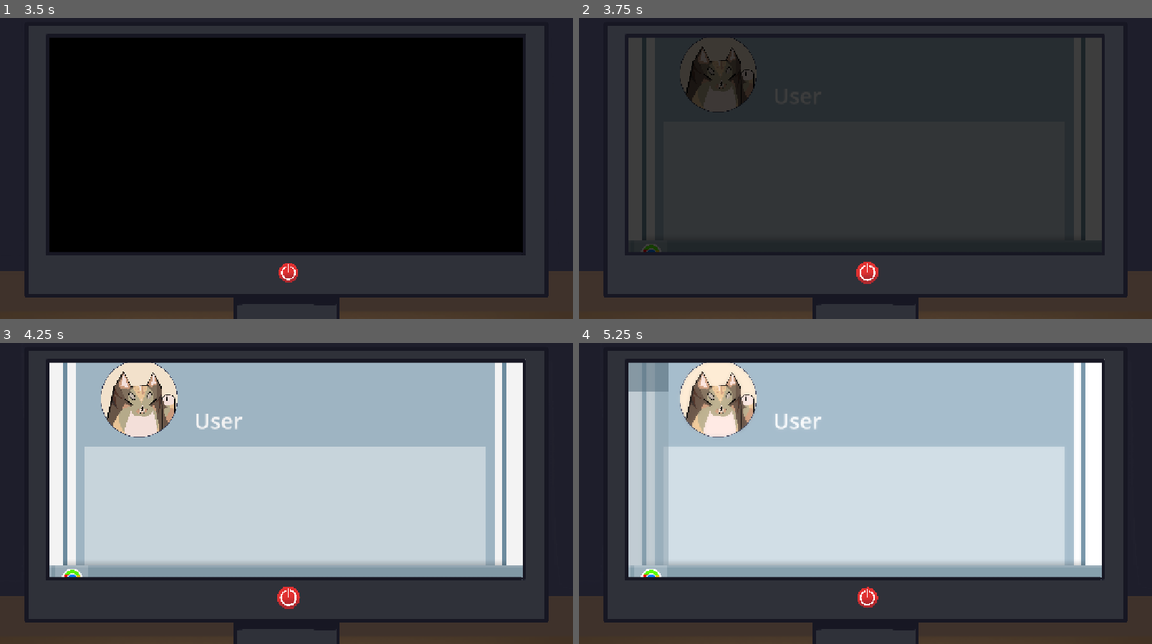
Above: before the commit, frames 1-4 (two rows, left to right).
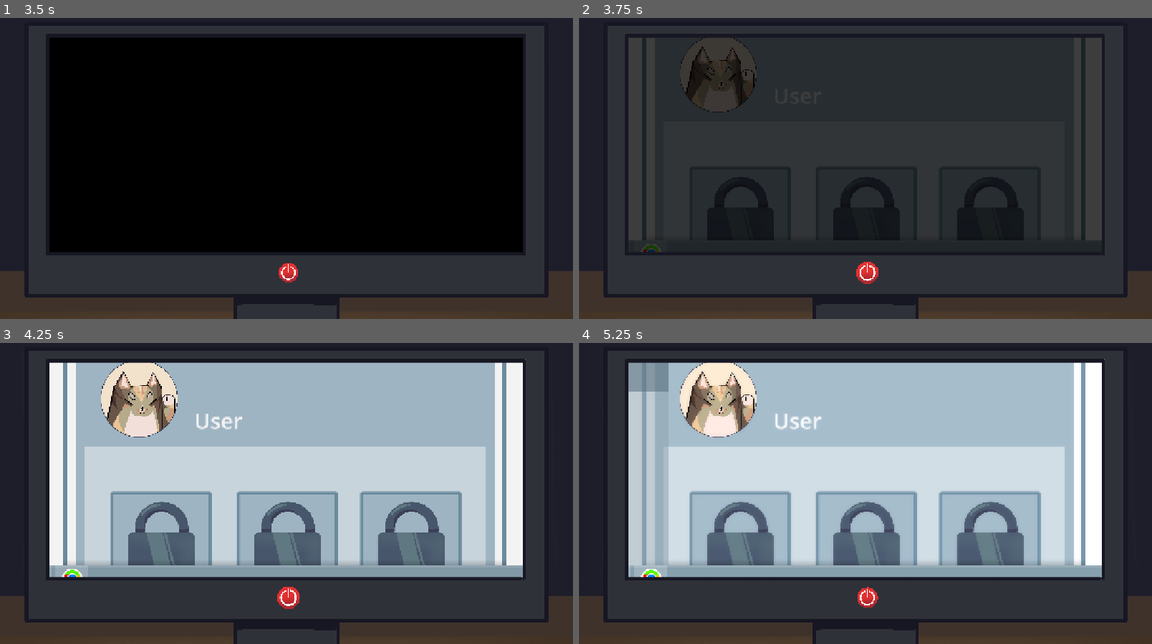
Above: after the commit, the same moments.

Repository: ArtyomDevGames/Brackeys_GJ
Game: Godot game, scene res://Game/Main/Scenes/level_select.tscn
The game is run twice, just before and just after one commit, with the same random seed, the same clock (stepped at 60 frames per second) and the same inputs. This scene is started directly instead of the project's main scene.
Inputs (mouse positions are in pixels of both pictures, inside the frame that each line leads up to):
- Up to frame 1 (3.5 s): click (34, 255) at 0.5 s; click (286, 228) at 1.27 s; click (160, 228) at 2.02 s; click (412, 228) at 2.77 s
- Up to frame 2 (3.75 s): click (865, 273) at 3.5 s
- Up to frame 3 (4.25 s): no input
- Up to frame 4 (5.25 s): click (865, 598) at 4.25 s; click (613, 580) at 5 s

Frame 1 is identical in both runs. In frame 2, 5.0% of the frame differs, in the area x 22-78%, y 52-74%; in frame 3, 13%; in frame 4, 13%, in the area x 19-81%, y 49-74%.

Commit message:
Level select button started

Diff:
--- a/game/Game/Main/Scenes/level_select.tscn
+++ b/game/Game/Main/Scenes/level_select.tscn
@@ -1,6 +1,7 @@
 [gd_scene format=3 uid="uid://bvdgm3ioewtcg"]
 
 [ext_resource type="PackedScene" uid="uid://ceqpcqdialil7" path="res://Game/UI/Scenes/icon_frame.tscn" id="1_542fk"]
+[ext_resource type="PackedScene" uid="uid://ddybls5jx3blt" path="res://Game/UI/Scenes/level_select_button.tscn" id="2_l13d0"]
 
 [sub_resource type="StyleBoxFlat" id="StyleBoxFlat_l13d0"]
 bg_color = Color(0.6, 0.6, 0.6, 0)
@@ -60,6 +61,30 @@
 offset_bottom = 901.0
 theme_override_styles/panel = SubResource("StyleBoxFlat_drr54")
 
+[node name="LevelSelectButton2" parent="ScrollContainer/Control/BackPanel/Panel2" unique_id=865650154 instance=ExtResource("2_l13d0")]
+layout_mode = 0
+offset_left = 360.0
+offset_top = 157.0
+offset_right = 583.0
+offset_bottom = 433.0
+item_name = "Item2"
+
+[node name="LevelSelectButton" parent="ScrollContainer/Control/BackPanel/Panel2" unique_id=754221516 instance=ExtResource("2_l13d0")]
+layout_mode = 0
+offset_left = 78.0
+offset_top = 157.0
+offset_right = 301.0
+offset_bottom = 433.0
+item_name = "Item1"
+
+[node name="LevelSelectButton3" parent="ScrollContainer/Control/BackPanel/Panel2" unique_id=881846728 instance=ExtResource("2_l13d0")]
+layout_mode = 0
+offset_left = 636.0
+offset_top = 157.0
+offset_right = 859.0
+offset_bottom = 433.0
+item_name = "Item3"
+
 [node name="Panel" type="Panel" parent="ScrollContainer/Control/BackPanel" unique_id=674656292]
 layout_mode = 0
 offset_left = 28.0
--- a/game/Game/UI/Scenes/level_select_button.tscn
+++ b/game/Game/UI/Scenes/level_select_button.tscn
@@ -1,20 +1,21 @@
 [gd_scene format=3 uid="uid://ddybls5jx3blt"]
 
+[ext_resource type="Script" uid="uid://la2kir4tsjhe" path="res://Game/UI/Scripts/level_select_button.gd" id="1_5i4tm"]
 [ext_resource type="Texture2D" uid="uid://37pt3irr0osr" path="res://Assets/Art/UI/Unavailable.png" id="1_ctuxq"]
 [ext_resource type="Texture2D" uid="uid://rdhidjx5lu62" path="res://Assets/Art/UI/ClearSuccess.png" id="2_5i4tm"]
 [ext_resource type="Texture2D" uid="uid://mq86iwdf5thn" path="res://Assets/Art/UI/ClearFailed.png" id="3_sd57o"]
 
 [sub_resource type="StyleBoxFlat" id="StyleBoxFlat_g4v7s"]
 bg_color = Color(0.6509804, 0.7411765, 0.8, 1)
-border_width_left = 3
-border_width_top = 3
-border_width_right = 3
-border_width_bottom = 40
+border_width_left = 7
+border_width_top = 7
+border_width_right = 7
+border_width_bottom = 80
 border_color = Color(0.44705883, 0.57254905, 0.6509804, 1)
-corner_radius_top_left = 3
-corner_radius_top_right = 3
-corner_radius_bottom_right = 3
-corner_radius_bottom_left = 3
+corner_radius_top_left = 4
+corner_radius_top_right = 4
+corner_radius_bottom_right = 4
+corner_radius_bottom_left = 4
 
 [sub_resource type="SpriteFrames" id="SpriteFrames_yf5fn"]
 
@@ -35,21 +36,88 @@
 "speed": 5.0
 }]
 
+[sub_resource type="StyleBoxFlat" id="StyleBoxFlat_5i4tm"]
+bg_color = Color(1, 1, 1, 0)
+
+[sub_resource type="Animation" id="Animation_5i4tm"]
+resource_name = "Hover"
+length = 0.3
+tracks/0/type = "value"
+tracks/0/imported = false
+tracks/0/enabled = true
+tracks/0/path = NodePath("HoverPanel:theme_override_styles/panel:bg_color")
+tracks/0/interp = 1
+tracks/0/loop_wrap = true
+tracks/0/keys = {
+"times": PackedFloat32Array(0, 0.3),
+"transitions": PackedFloat32Array(1, 1),
+"update": 0,
+"values": [Color(1, 1, 1, 0), Color(1, 1, 1, 0.09803922)]
+}
+
+[sub_resource type="Animation" id="Animation_sd57o"]
+length = 0.001
+tracks/0/type = "value"
+tracks/0/imported = false
+tracks/0/enabled = true
+tracks/0/path = NodePath("HoverPanel:theme_override_styles/panel:bg_color")
+tracks/0/interp = 1
+tracks/0/loop_wrap = true
+tracks/0/keys = {
+"times": PackedFloat32Array(0),
+"transitions": PackedFloat32Array(1),
+"update": 0,
+"values": [Color(1, 1, 1, 0)]
+}
+
+[sub_resource type="AnimationLibrary" id="AnimationLibrary_woj1u"]
+_data = {
+&"Hover": SubResource("Animation_5i4tm"),
+&"RESET": SubResource("Animation_sd57o")
+}
+
 [node name="LevelSelectButton" type="Button" unique_id=865650154]
-offset_right = 117.0
-offset_bottom = 143.0
+offset_right = 223.0
+offset_bottom = 276.0
 flat = true
+script = ExtResource("1_5i4tm")
 
 [node name="Panel" type="Panel" parent="." unique_id=421326221]
 layout_mode = 0
-offset_right = 117.0
-offset_bottom = 143.0
+offset_right = 226.0
+offset_bottom = 276.22223
+mouse_filter = 2
 theme_override_styles/panel = SubResource("StyleBoxFlat_g4v7s")
 
-[node name="ItemIcon" type="AnimatedSprite2D" parent="." unique_id=1575802936]
+[node name="ItemIcon" type="AnimatedSprite2D" parent="Panel" unique_id=1575802936]
 sprite_frames = SubResource("SpriteFrames_yf5fn")
 
-[node name="StateIcon" type="AnimatedSprite2D" parent="." unique_id=99723056]
-position = Vector2(59.000004, 53)
-scale = Vector2(0.082421854, 0.082421854)
+[node name="StateIcon" type="AnimatedSprite2D" parent="Panel" unique_id=99723056]
+position = Vector2(116, 102.00001)
+scale = Vector2(0.16748047, 0.16748047)
 sprite_frames = SubResource("SpriteFrames_g4v7s")
+
+[node name="ItemNameLabel" type="Label" parent="Panel" unique_id=1647892740]
+layout_mode = 0
+offset_left = 59.0
+offset_top = 217.0
+offset_right = 165.0
+offset_bottom = 251.0
+theme_override_font_sizes/font_size = 24
+text = "TITLE"
+horizontal_alignment = 1
+vertical_alignment = 1
+
+[node name="HoverPanel" type="Panel" parent="." unique_id=1985106921]
+layout_mode = 0
+offset_right = 226.0
+offset_bottom = 276.0
+mouse_filter = 2
+theme_override_styles/panel = SubResource("StyleBoxFlat_5i4tm")
+
+[node name="AnimationPlayer" type="AnimationPlayer" parent="." unique_id=570764805]
+libraries/ = SubResource("AnimationLibrary_woj1u")
+
+[connection signal="mouse_entered" from="." to="." method="_on_mouse_entered"]
+[connection signal="mouse_exited" from="." to="." method="_on_mouse_exited"]
+[connection signal="pressed" from="." to="." method="_on_pressed"]
--- /dev/null
+++ b/game/Game/UI/Scripts/level_select_button.gd
@@ -0,0 +1,34 @@
+extends Button
+
+@export_range(0, 2) var item_state_id : int # Это за иконку статуста уровня
+@export_range(0, 2) var item_id : int # Это за картинку
+@export var item_name : String # Это за название уровня
+
+@onready var item_name_label: Label = $Panel/ItemNameLabel
+@onready var animation_player: AnimationPlayer = $AnimationPlayer
+
+
+# Called when the node enters the scene tree for the first time.
+func _ready() -> void:
+	set_item_name()
+
+func set_item_name() -> void:
+	item_name_label.text = item_name
+
+func set_item_icon() -> void:
+	pass
+
+func set_item_state_icon() -> void:
+	pass
+
+
+func _on_pressed() -> void:
+	print("Начинаем продажу, ёптыть")
+	print(item_name)
+
+
+func _on_mouse_entered() -> void:
+	animation_player.play("Hover")
+
+func _on_mouse_exited() -> void:
+	animation_player.play_backwards("Hover")
Not shown, added: game/Game/UI/Scripts/level_select_button.gd.uid
